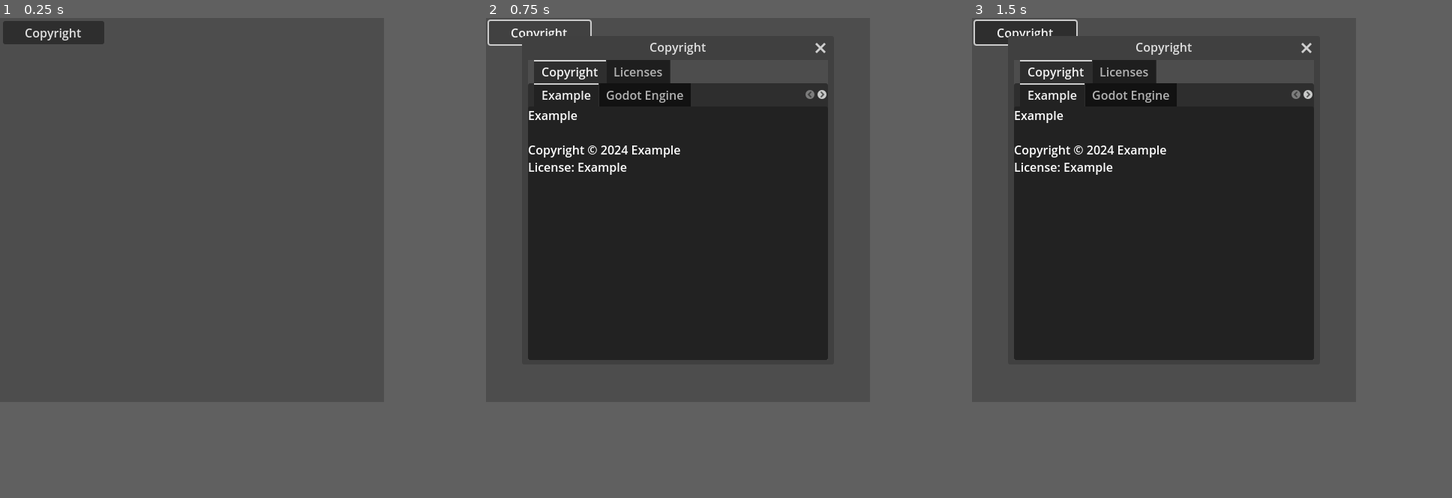
Above: before the commit, frames 1-3 (left to right).
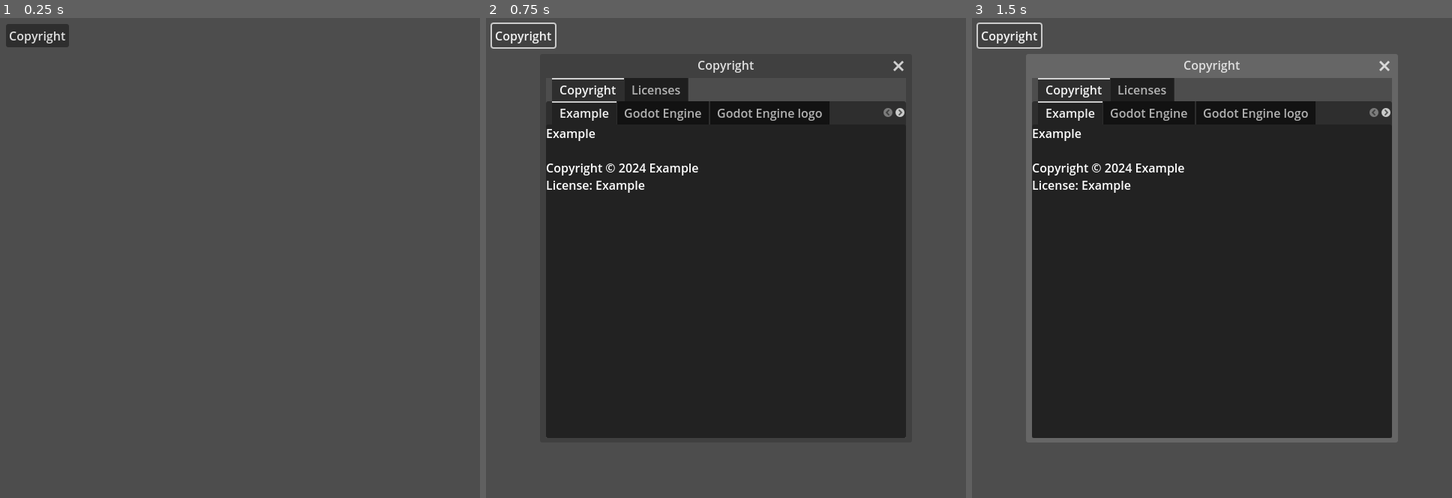
Above: after the commit, the same moments.

Repository: nathanfranke/godot-licensing
Game: Godot game, scene res://example/example.tscn
The game is run twice, just before and just after one commit, with the same random seed, the same clock (stepped at 60 frames per second) and the same inputs.
Inputs:
- Up to frame 1 (0.25 s): no input
- Up to frame 2 (0.75 s): click "Copyright" at 0.5 s
- Up to frame 3 (1.5 s): click "Copyright" at 1.25 s
In our replay, the window is 512x512 before the commit and 640x640 after it. These sizes can differ from the game's own. Grey fills any space a smaller window leaves; there, only what the larger window draws over its background counts as a difference.

The runs differ from the first frame. In frame 1, 0.7% of the frame differs, in the area x 0-22%, y 0-7%; in frame 2, 28%; in frame 3, 33%, in the area x 0-89%, y 0-89%.

Commit message:
update sizing

Diff:
--- a/example/example.tscn
+++ b/example/example.tscn
@@ -6,17 +6,22 @@
 [node name="Example" type="Node"]
 script = ExtResource("1_ibgjk")
 
-[node name="Copyright" type="Button" parent="."]
-offset_left = 4.0
-offset_top = 4.0
-offset_right = 139.0
-offset_bottom = 35.0
+[node name="MarginContainer" type="MarginContainer" parent="."]
+offset_right = 40.0
+offset_bottom = 40.0
+theme_override_constants/margin_left = 8
+theme_override_constants/margin_top = 8
+theme_override_constants/margin_right = 8
+theme_override_constants/margin_bottom = 8
+
+[node name="Copyright" type="Button" parent="MarginContainer"]
+layout_mode = 2
 text = "Copyright"
 
 [node name="Window" type="Window" parent="."]
 title = "Copyright"
-position = Vector2i(56, 56)
-size = Vector2i(400, 400)
+initial_position = 1
+size = Vector2i(480, 480)
 
 [node name="LicensingInterface" type="Control" parent="Window"]
 layout_mode = 3
@@ -27,5 +32,5 @@
 grow_vertical = 2
 script = ExtResource("2_wwplw")
 
-[connection signal="pressed" from="Copyright" to="." method="_on_show_copyrights_pressed"]
+[connection signal="pressed" from="MarginContainer/Copyright" to="." method="_on_show_copyrights_pressed"]
 [connection signal="close_requested" from="Window" to="." method="_on_window_close_requested"]
--- a/project.godot
+++ b/project.godot
@@ -17,10 +17,7 @@
 
 [display]
 
-window/size/viewport_width=512
-window/size/viewport_height=512
-window/size/initial_position=Vector2i(152, 648)
-window/size/window_width_override=512
-window/size/window_height_override=512
+window/size/viewport_width=640
+window/size/viewport_height=640
 window/stretch/mode="canvas_items"
 window/stretch/aspect="expand"
Binary file changed: static/example.png
